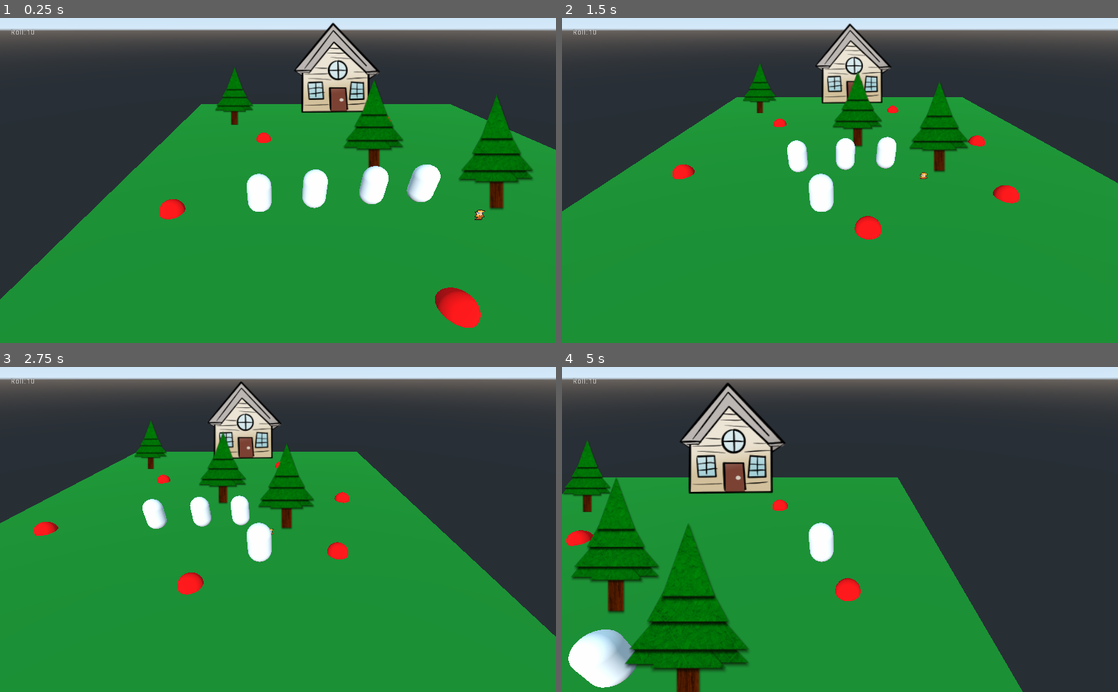
Above: before the commit, frames 1-4 (two rows, left to right).
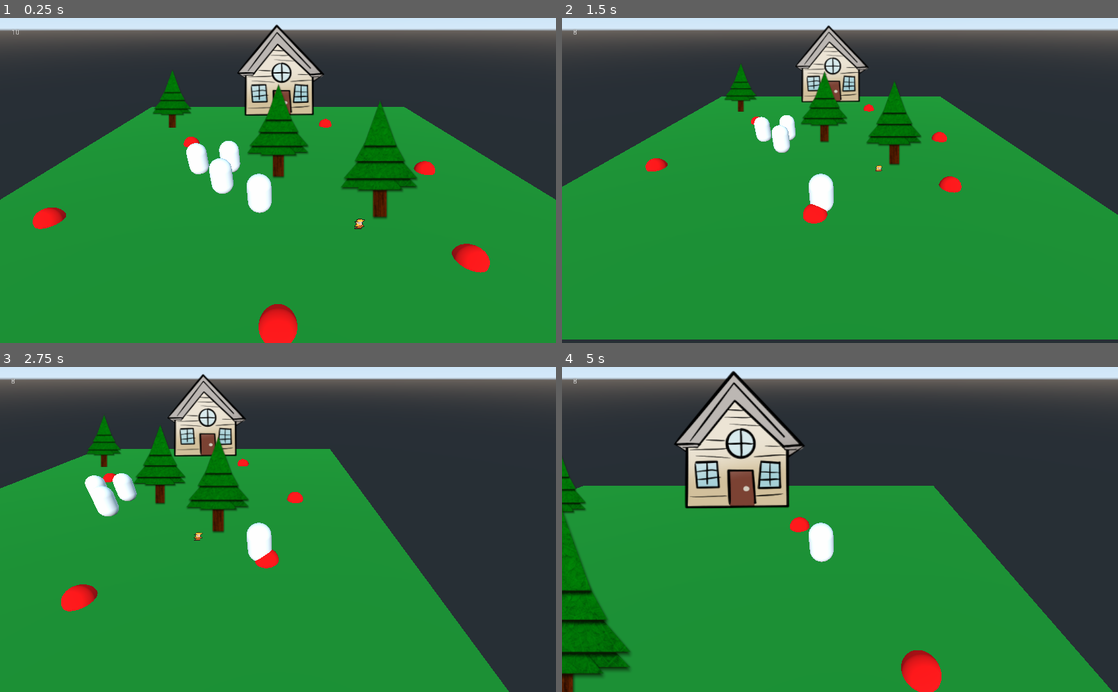
Above: after the commit, the same moments.

Repository: atchan24/EarthGamesWI2021
Game: Godot game, scene res://Main.tscn
The game is run twice, just before and just after one commit, with the same random seed, the same clock (stepped at 60 frames per second) and the same inputs.
Inputs:
- Up to frame 1 (0.25 s): no input
- Up to frame 2 (1.5 s): hold Space (ui_roll) 0.53-1.28 s; tap Space (ui_roll) at 1.35 s
- Up to frame 3 (2.75 s): hold Space (ui_roll) from 2.03 s (still down)
- Up to frame 4 (5 s): release Space (ui_roll) at 2.78 s; tap Space (ui_roll) at 2.85, 4.35 s; hold Space (ui_roll) 3.53-4.28 s

The runs differ from the first frame. In frame 1, 24% of the frame differs, in the area x 0-100%, y 1-100%; in frame 2, 14%; in frame 3, 19%; in frame 4, 26%, in the area x 0-99%, y 1-100%.

Commit message:
fixed math error in TurnQueue and added multiple players

Diff:
--- a/BoardDemo/Main.tscn
+++ b/BoardDemo/Main.tscn
@@ -36,20 +36,21 @@
 margin_bottom = 34.0
 
 [node name="MarginContainer" type="MarginContainer" parent="GUI/Rolls Counter"]
-margin_right = 44.0
+margin_right = 16.0
 margin_bottom = 14.0
 
 [node name="Rolls" type="Label" parent="GUI/Rolls Counter/MarginContainer"]
-margin_right = 44.0
+visible = false
+margin_right = 28.0
 margin_bottom = 14.0
-text = "Roll:    "
+text = "Roll:"
 valign = 1
 __meta__ = {
 "_edit_use_anchors_": false
 }
 
 [node name="Value" type="Label" parent="GUI/Rolls Counter/MarginContainer"]
-margin_right = 44.0
+margin_right = 16.0
 margin_bottom = 14.0
 text = "10"
 align = 2
@@ -73,32 +74,23 @@
 [node name="Pedestrian" parent="." instance=ExtResource( 2 )]
 transform = Transform( 1, 0, 0, 0, 1, 0, 0, 0, 1, 6.22499, 0.738038, 8.52205 )
 
-[node name="TurnQueue" type="Node" parent="."]
+[node name="Players" type="Node" parent="."]
 script = ExtResource( 6 )
 
-[node name="Player" parent="TurnQueue" instance=ExtResource( 1 )]
-transform = Transform( 1, 0, 0, 0, 1, 0, 0, 0, 1, -11.1116, 1.23071, 7.09277 )
+[node name="Player" parent="Players" instance=ExtResource( 1 )]
+transform = Transform( 1, 0, 0, 0, 1, 0, 0, 0, 1, -1.53078, 1.5083, 6.3253 )
 
-[node name="TestCamera" type="Camera" parent="TurnQueue/Player"]
+[node name="PlayerCamera" type="Camera" parent="Players/Player"]
 transform = Transform( 1, 0, 0, 0, 0.838414, 0.545034, 0, -0.545034, 0.838414, 1.53078, 11.3347, 15.4447 )
 
-[node name="Player2" parent="TurnQueue" instance=ExtResource( 1 )]
-transform = Transform( 1, 0, 0, 0, 1, 0, 0, 0, 1, -6.52446, 1.41577, 6.70221 )
+[node name="Player2" parent="Players" instance=ExtResource( 1 )]
+transform = Transform( 1, 0, 0, 0, 1, 0, 0, 0, 1, -5.04499, 1.63336, 0 )
 
-[node name="TestCamera" type="Camera" parent="TurnQueue/Player2"]
-transform = Transform( 1, 0, 0, 0, 0.838414, 0.545034, 0, -0.545034, 0.838414, 1.53078, 11.3347, 15.4447 )
+[node name="Player3" parent="Players" instance=ExtResource( 1 )]
+transform = Transform( 1, 0, 0, 0, 1, 0, 0, 0, 1, -5.17345, 1.54872, 3.71409 )
 
-[node name="Player3" parent="TurnQueue" instance=ExtResource( 1 )]
-transform = Transform( 1, 0, 0, 0, 1, 0, 0, 0, 1, 2.80955, 1.5083, 6.03334 )
-
-[node name="TestCamera" type="Camera" parent="TurnQueue/Player3"]
-transform = Transform( 1, 0, 0, 0, 0.838414, 0.545034, 0, -0.545034, 0.838414, 1.53078, 11.3347, 15.4447 )
-
-[node name="Player4" parent="TurnQueue" instance=ExtResource( 1 )]
-transform = Transform( 1, 0, 0, 0, 1, 0, 0, 0, 1, -1.53078, 1.5083, 6.3253 )
-
-[node name="TestCamera" type="Camera" parent="TurnQueue/Player4"]
-transform = Transform( 1, 0, 0, 0, 0.838414, 0.545034, 0, -0.545034, 0.838414, 1.53078, 11.3347, 15.4447 )
+[node name="Player4" parent="Players" instance=ExtResource( 1 )]
+transform = Transform( 1, 0, 0, 0, 1, 0, 0, 0, 1, -8.44729, 1.36376, 0 )
 
 [node name="Spaces" type="Node" parent="."]
 
--- a/BoardDemo/Player.gd
+++ b/BoardDemo/Player.gd
@@ -8,12 +8,15 @@
 var roll = 0
 var rng = RandomNumberGenerator.new()
 
+var roll_counter = null
+
 export var active = false
 
 # Called when the node enters the scene tree for the first time.
 func _ready():
 	rng.randomize()
 	spaces = get_node("/root/Main/Spaces").get_children()
+	roll_counter = get_node("/root/Main/GUI/Rolls Counter/MarginContainer/Value")
 
 # Called every frame. 'delta' is the elapsed time since the previous frame.
 func _process(delta) :
@@ -21,6 +24,7 @@
 		moving = true
 		roll = rng.randi_range(1, 10)
 		# update roll on UI
+		roll_counter.text = str(roll)
 	if moving:
 		var pos = spaces[current].translation - global_transform.origin
 		pos = Vector3(pos.x, 0, pos.z)
--- a/BoardDemo/Player.tscn
+++ b/BoardDemo/Player.tscn
@@ -14,6 +14,7 @@
 [node name="CollisionShape" type="CollisionShape" parent="."]
 transform = Transform( 1, 0, 0, 0, -1.62921e-07, -1, 0, 1, -1.62921e-07, 0, 0, 0 )
 shape = SubResource( 1 )
+disabled = true
 
 [node name="MeshInstance" type="MeshInstance" parent="."]
 transform = Transform( 1, 0, 0, 0, -1.62921e-07, -1, 0, 1, -1.62921e-07, 0, 0, 0 )
--- a/BoardDemo/TurnQueue.gd
+++ b/BoardDemo/TurnQueue.gd
@@ -6,13 +6,17 @@
 # var b = "text"
 var players : Array
 var active_player : int
+var cam = null;
 
 func next_player():
-	active_player = active_player + 1 % players.size()
+	active_player = (active_player + 1) % players.size()
 	players[active_player].active = true
+	# current method of changing cams is a little jank/jerky
+	players[active_player].add_child(cam)
 
 # Called when the node enters the scene tree for the first time.
 func _ready():
+	cam = get_node("/root/Main/Players/Player/PlayerCamera")
 	players = self.get_children()
 	active_player = 0
 	players[active_player].active = true
@@ -21,4 +25,5 @@
 # Called every frame. 'delta' is the elapsed time since the previous frame.
 func _process(delta):
 	if !players[active_player].active:
+		players[active_player].remove_child(cam)
 		next_player()
